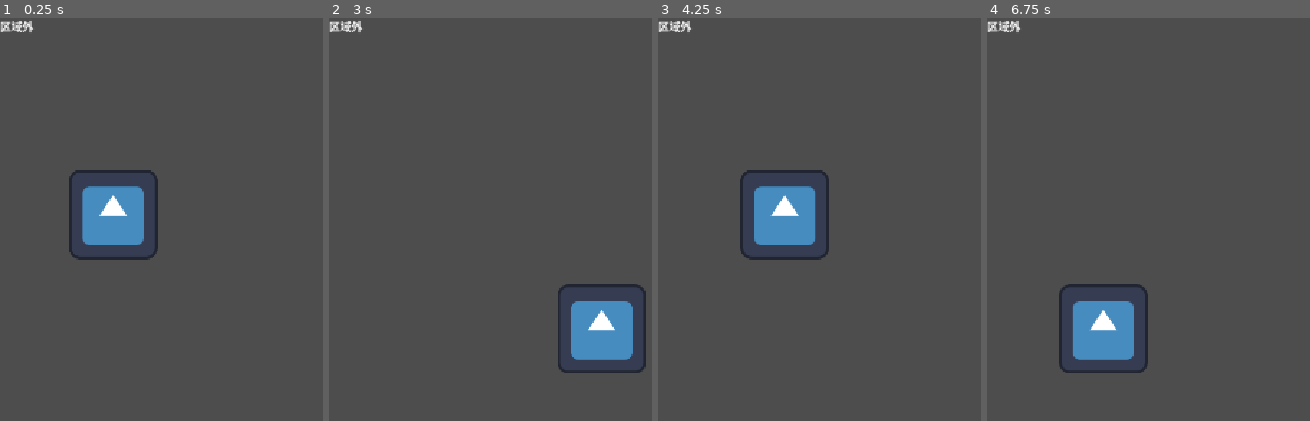
Above: before the commit, frames 1-4 (left to right).
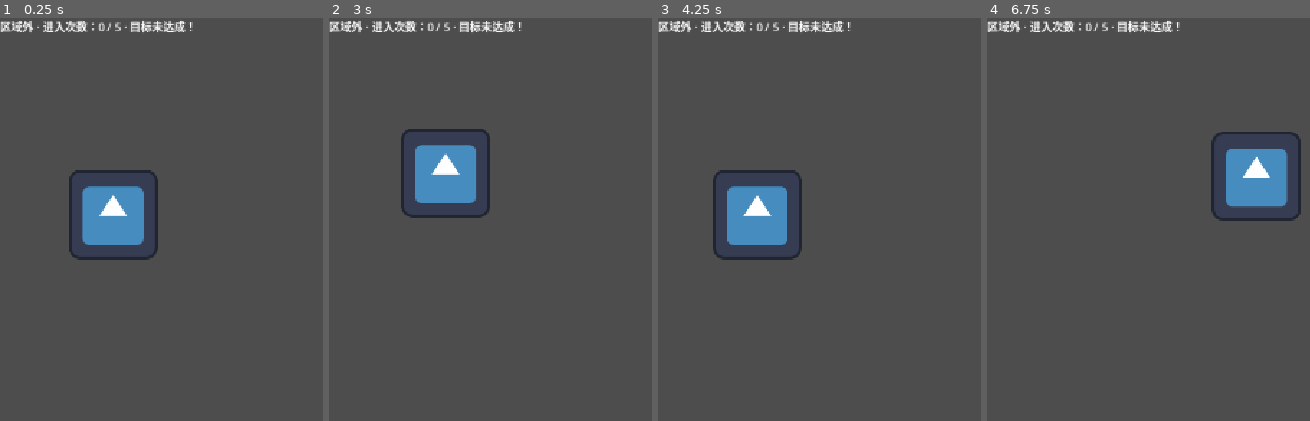
Above: after the commit, the same moments.

Repository: zgjsyxwj/godot-learning
Game: Godot game, scene res://world.tscn
The game is run twice, just before and just after one commit, with the same random seed, the same clock (stepped at 60 frames per second) and the same inputs. The engine's default icon, where the game draws it, is replaced by a stand-in: a white triangle on a blue panel in a dark square.
Inputs:
- Up to frame 1 (0.25 s): no input
- Up to frame 2 (3 s): tap Enter at 0.5 s; hold D (move_right) 0.53-1.28 s; tap I every 0.75 s from 0.6 to 2.85 s; hold S (move_down) 1.28-2.03 s; hold D (move_right) 2.03-2.78 s; tap R (restart, bound only after the commit) at 2.75 s; hold W (move_up) from 2.78 s (still down)
- Up to frame 3 (4.25 s): release W (move_up) at 3.53 s; hold A (move_left) from 3.53 s (still down); tap I at 3.6 s; tap R (restart, bound only after the commit) at 4.15 s
- Up to frame 4 (6.75 s): tap I every 0.75 s from 4.35 to 6.6 s; release A (move_left) at 5.03 s; hold S (move_down) 5.03-5.78 s; tap R (restart, bound only after the commit) at 5.75 s; hold D (move_right) 5.78-6.53 s; hold W (move_up) from 6.53 s (still down)

The runs differ from the first frame. In frame 1, 0.8% of the frame differs, in the area x 11-60%, y 0-4%; in frame 2, 7.9%; in frame 3, 4.5%; in frame 4, 7.9%, in the area x 11-98%, y 0-89%.

Commit message:
feat(world): 添加进入目标计数与重新开始功能

Diff:
--- a/godot-learning/project.godot
+++ b/godot-learning/project.godot
@@ -46,6 +46,11 @@
 "events": [Object(InputEventKey,"resource_local_to_scene":false,"resource_name":"","device":-1,"window_id":0,"alt_press …(192 unchanged characters)…
 ]
 }
+restart={
+"deadzone": 0.2,
+"events": [Object(InputEventKey,"resource_local_to_scene":false,"resource_name":"","device":-1,"window_id":0,"alt_pressed":false,"shift_pressed":false,"ctrl_pressed":false,"meta_pressed":false,"pressed":false,"keycode":0,"physical_keycode":82,"key_label":0,"unicode":114,"location":0,"echo":false,"script":null)
+]
+}
 
 [physics]
 
--- a/godot-learning/world.gd
+++ b/godot-learning/world.gd
@@ -1,22 +1,52 @@
 extends Node2D
+var entry_count: int = 0
+@export_range(1, 10, 1) var target_entries: int = 3
 
 @onready var player: CharacterBody2D = $Player
 @onready var trigger: Area2D = $Trigger
 @onready var original_modulate: Color = player.modulate
 @onready var status_label: Label = $HUD/StatusLabel
 
+
 func _ready() -> void:
 	trigger.body_entered.connect(_on_trigger_body_entered)
 	trigger.body_exited.connect(_on_trigger_body_exited)
+	_update_status("区域外")
+
 
 func _on_trigger_body_entered(body: Node2D) -> void:
 	if body == player:
+		entry_count += 1
 		print("角色进入触发区域")
 		player.modulate = Color(1.0, 0.45, 0.45, 1.0)
-		status_label.text = "区域内"
+		if entry_count >= target_entries:
+			player.velocity = Vector2.ZERO
+			player.set_physics_process(false)
+
+		_update_status("区域内")
+
+
+func _update_status(area_status: String) -> void:
+	var goal_status: String = "目标未达成！"
+	if entry_count >= target_entries:
+		goal_status = "目标达成！按R重新开始"
+	status_label.text = "%s · 进入次数：%d / %d · %s" % [
+		area_status,
+		entry_count,
+		target_entries,
+		goal_status,
+	]
+
 
 func _on_trigger_body_exited(body: Node2D) -> void:
 	if body == player:
 		player.modulate = original_modulate
 		print("角色离开触发区域")
-		status_label.text = "区域外"
+		_update_status("区域外")
+
+
+func _unhandled_input(event: InputEvent) -> void:
+	if event.is_action_pressed("restart"):
+		var error: Error = get_tree().reload_current_scene()
+		if error != OK:
+			push_error("重新开始失败: %s" % error_string(error))
--- a/godot-learning/world.tscn
+++ b/godot-learning/world.tscn
@@ -11,6 +11,7 @@
 
 [node name="World" type="Node2D" unique_id=2116438040]
 script = ExtResource("1_fj7yv")
+target_entries = 5
 
 [node name="Player" parent="." unique_id=221396787 instance=ExtResource("1_f3sb7")]
 position = Vector2(163, 283)
